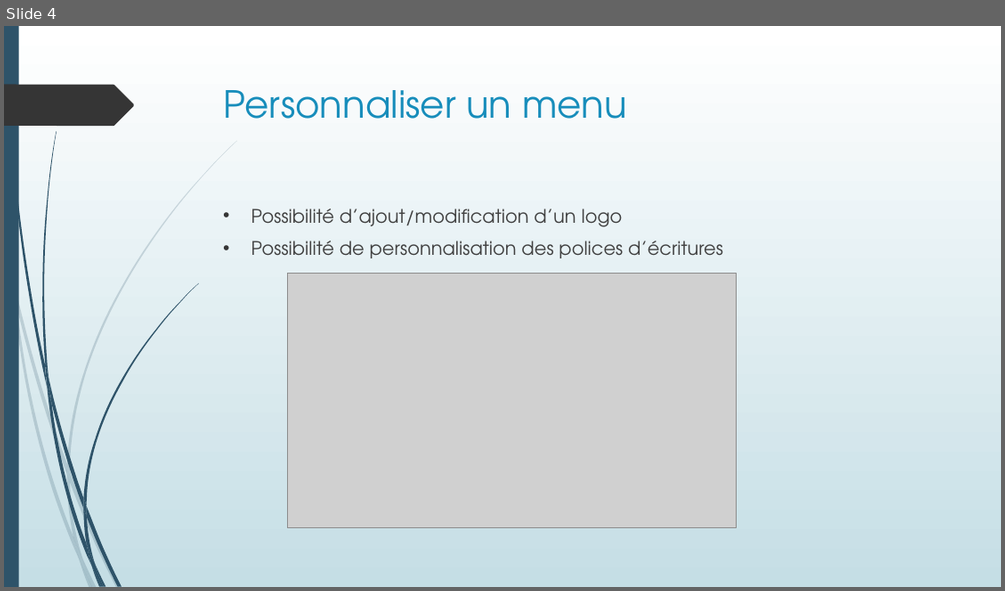
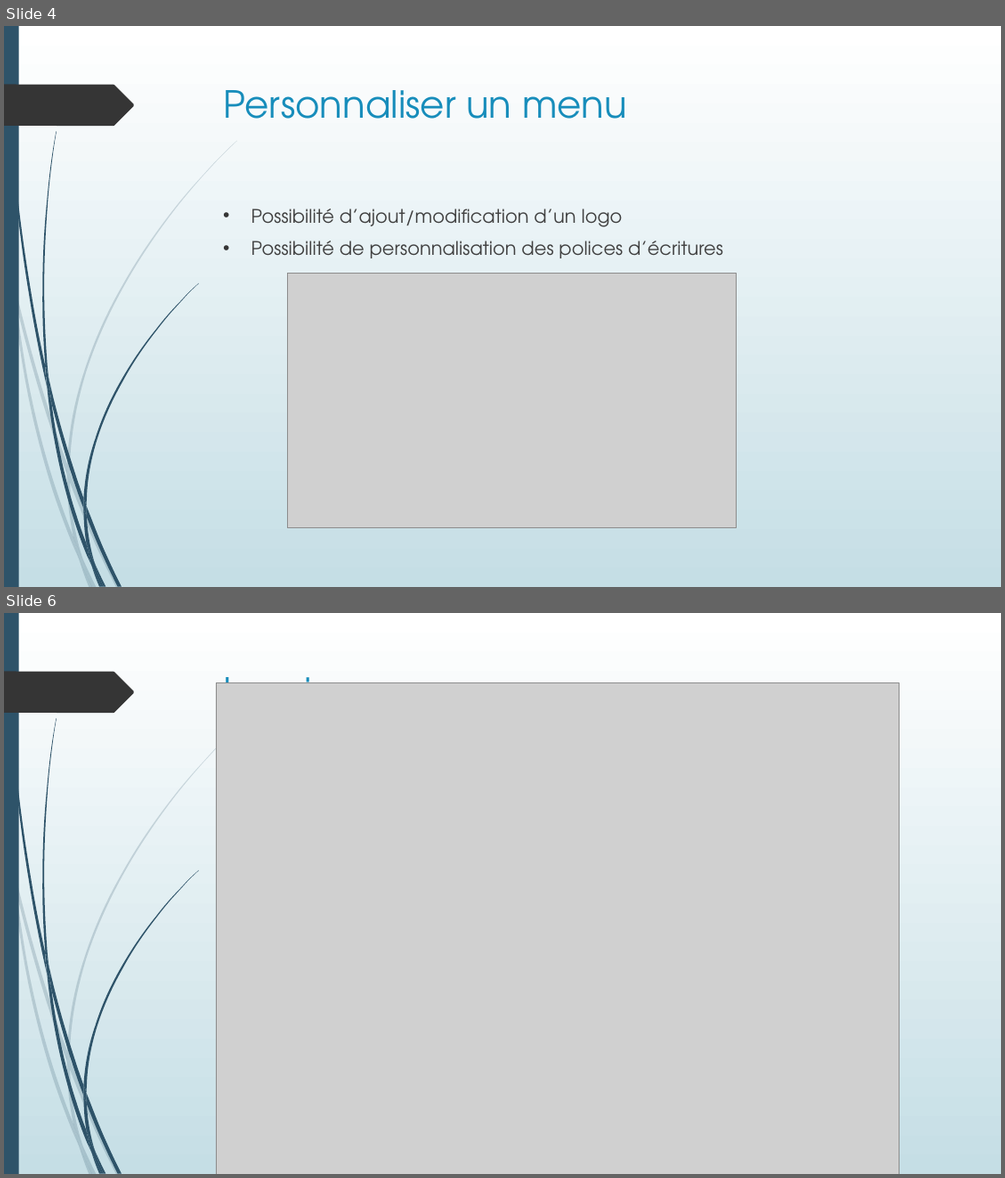
Before and after one commit to Oleome/projet_4, a slide deck: Solution technique.ppt. Shown one above the other, each under a label of ours: slide 4 before the commit, slides 4 and 6 after it; the slides between them are not shown. The pictures are 1005x591 and 1005x1178 pixels, drawn with LibreOffice and Linux fonts; fonts in the diff are those of the drawing; grey boxes stand for pictures. Boxes give left, top, right and bottom in pixels: in the first picture for what was removed or moved away, otherwise in the second. Text is boxed around its words. In the diff, an @@ line names an element or a change of style, - is before the commit and + after.

```diff
--- a/Solution technique.ppt
+++ b/Solution technique.ppt
@@ slide 6 added at (4, 613, 1001, 1174), background gradient #FFFFFF to #C5DEE5; not listed: 24 template elements that a slide beside it also shows @@
@@ picture added at (216, 683, 898, 1174) @@
@@ title added at (224, 666, 553, 683), 36 pt, text #178DBB @@
+Imprimer un menu
```
Also in this commit, not shown: 1 other slide added.
